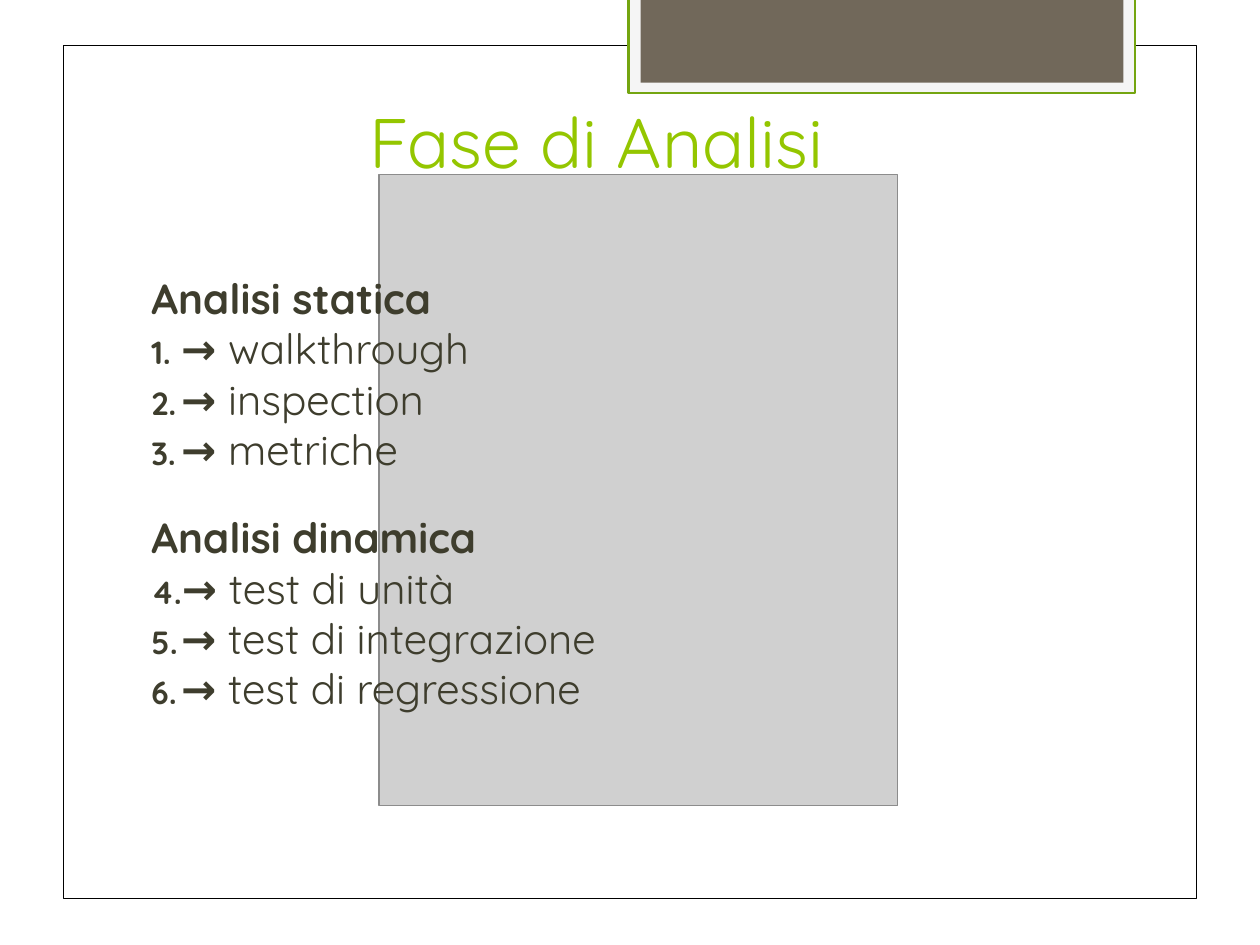
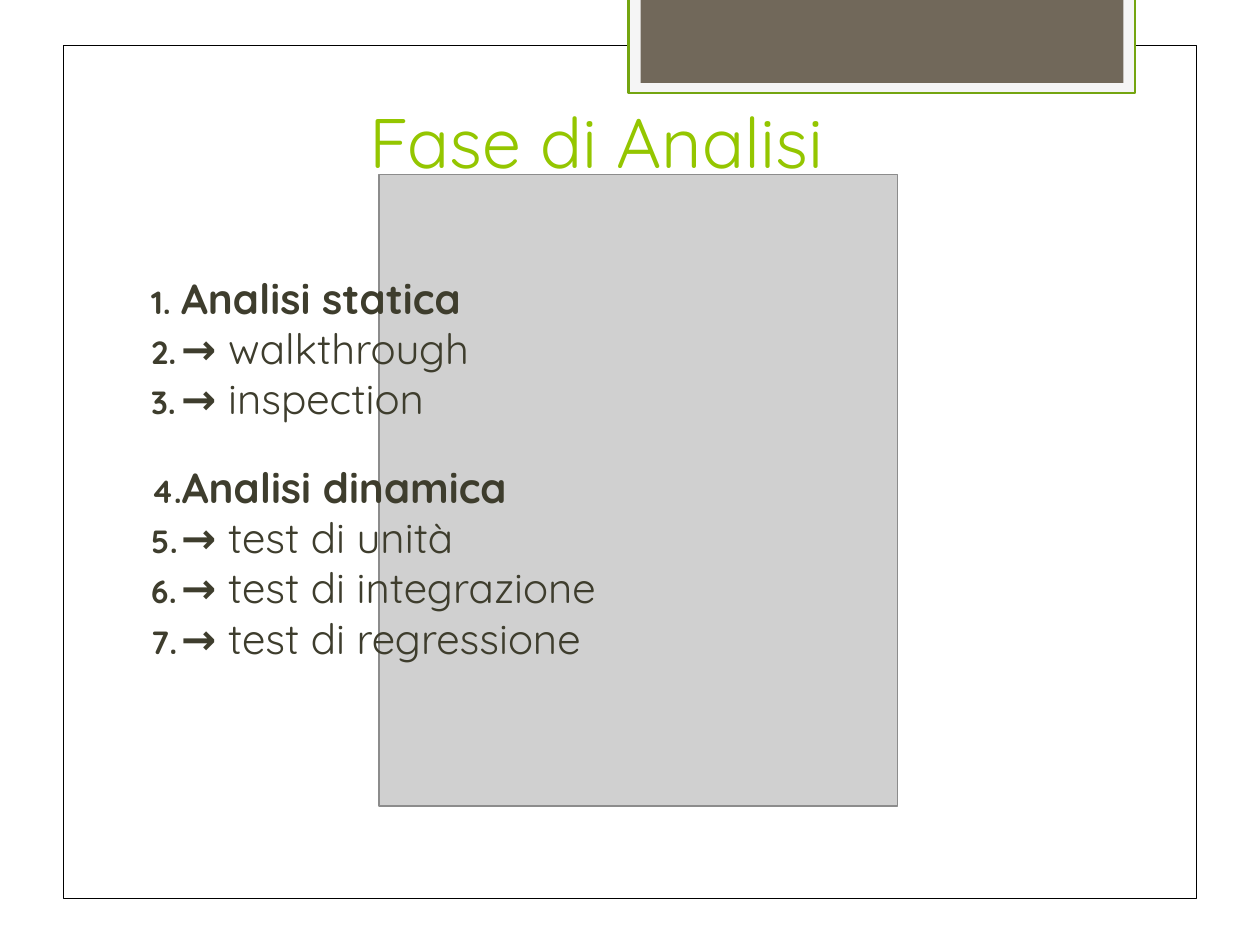
Before and after one commit to TeamCommitted/Team-Committed---Documenti, a slide deck: slide 3 of RQ/Esterni/presentazione/RP-Presentazione_w_mobile.pptx. Drawn at 1260x945 pixels with LibreOffice and Linux fonts; fonts in the diff are those of the drawing; grey boxes stand for pictures. Boxes give left, top, right and bottom in pixels: in the first picture for what was removed or moved away, otherwise in the second. Text is boxed around its words. In the diff, an @@ line names an element or a change of style, - is before the commit and + after.

```diff
--- a/RQ/Esterni/presentazione/RP-Presentazione_w_mobile.pptx
+++ b/RQ/Esterni/presentazione/RP-Presentazione_w_mobile.pptx
@@ text at [181, 270, 507, 513]: bullet none to 1. @@
@@ text at [228, 422, 398, 476]: paragraph removed @@
-3. → metriche
```
Also in this commit, not shown: 2 other files.
